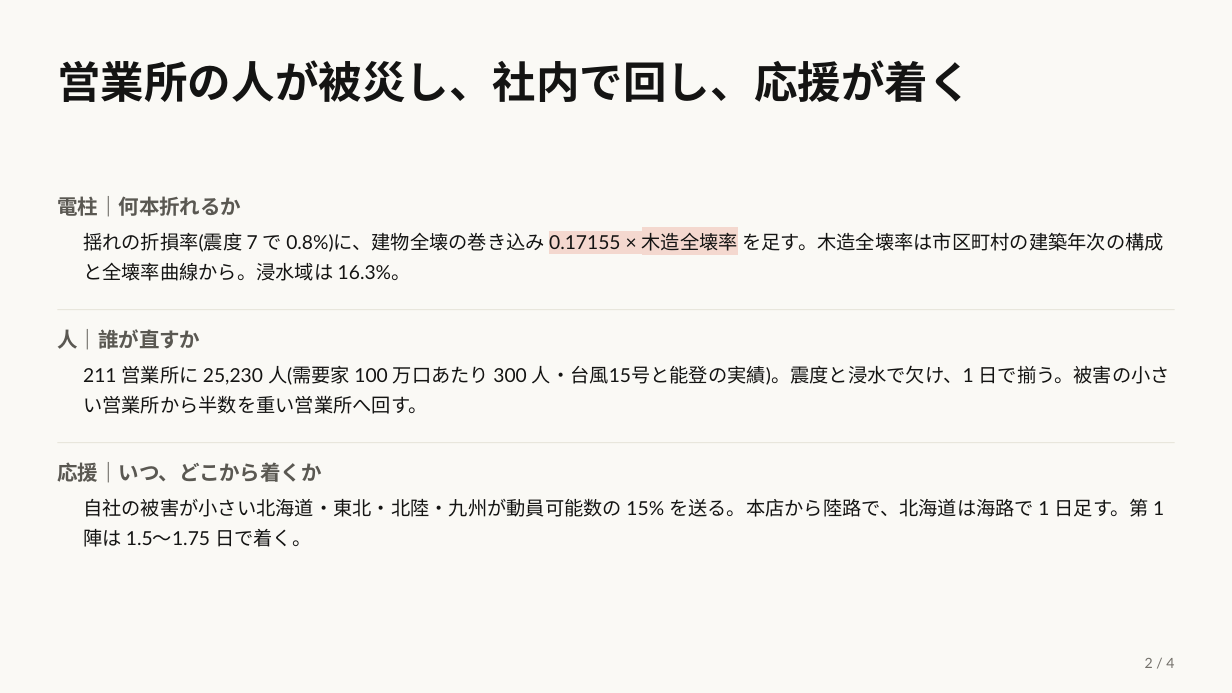
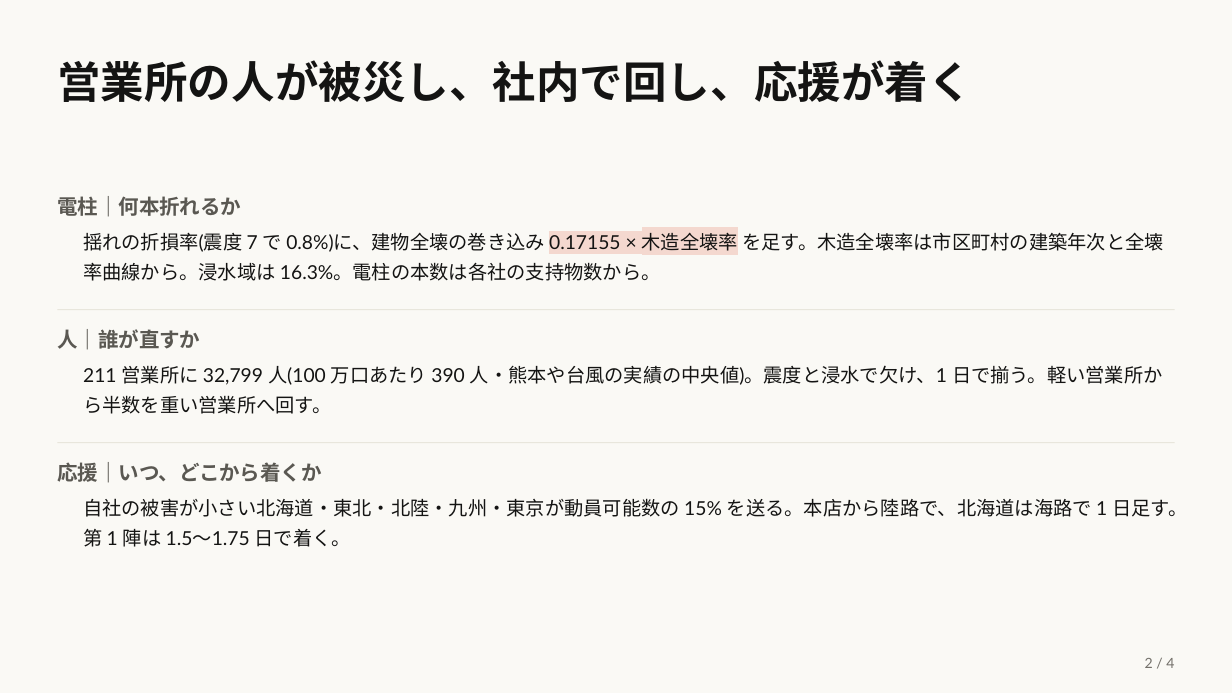
Before and after one commit to lutelute/All-Japan-Grid, a slide deck: slide 2 of docs/slides/nankai/nankai_restoration_workforce_2026-09-14.pptx. Drawn at 1232x693 pixels with LibreOffice and Linux fonts; fonts in the diff are those of the drawing. Boxes give left, top, right and bottom in pixels: in the first picture for what was removed or moved away, otherwise in the second. Text is boxed around its words. In the diff, an @@ line names an element or a change of style, - is before the commit and + after.

```diff
--- a/docs/slides/nankai/nankai_restoration_workforce_2026-09-14.pptx
+++ b/docs/slides/nankai/nankai_restoration_workforce_2026-09-14.pptx
@@ text at bbox=[83, 232, 1164, 281]: text changed @@
-揺れの折損率(震度 7 で 0.8%)に、建物全壊の巻き込み 0.17155 × 木造全壊率 を足す。木造全壊率は市区町村の建築年次の構成と全壊率曲線から。浸水域は 16.3%。
+揺れの折損率(震度 7 で 0.8%)に、建物全壊の巻き込み 0.17155 × 木造全壊率 を足す。木造全壊率は市区町村の建築年次と全壊率曲線から。浸水域は 16.3%。電柱の本数は各社の支持物数から。
@@ text at bbox=[83, 365, 1163, 414]: text changed @@
-211 営業所に 25,230 人(需要家 100 万口あたり 300 人・台風15号と能登の実績)。震度と浸水で欠け、1 日で揃う。被害の小さい営業所から半数を重い営業所へ回す。
+211 営業所に 32,799 人(100 万口あたり 390 人・熊本や台風の実績の中央値)。震度と浸水で欠け、1 日で揃う。軽い営業所から半数を重い営業所へ回す。
@@ text at bbox=[83, 498, 1187, 547]: text changed @@
-自社の被害が小さい北海道・東北・北陸・九州が動員可能数の 15% を送る。本店から陸路で、北海道は海路で 1 日足す。第 1 陣は 1.5〜1.75 日で着く。
+自社の被害が小さい北海道・東北・北陸・九州・東京が動員可能数の 15% を送る。本店から陸路で、北海道は海路で 1 日足す。第 1 陣は 1.5〜1.75 日で着く。
```
Also in this commit, not shown: 3 other slides changed, 33 other files.
